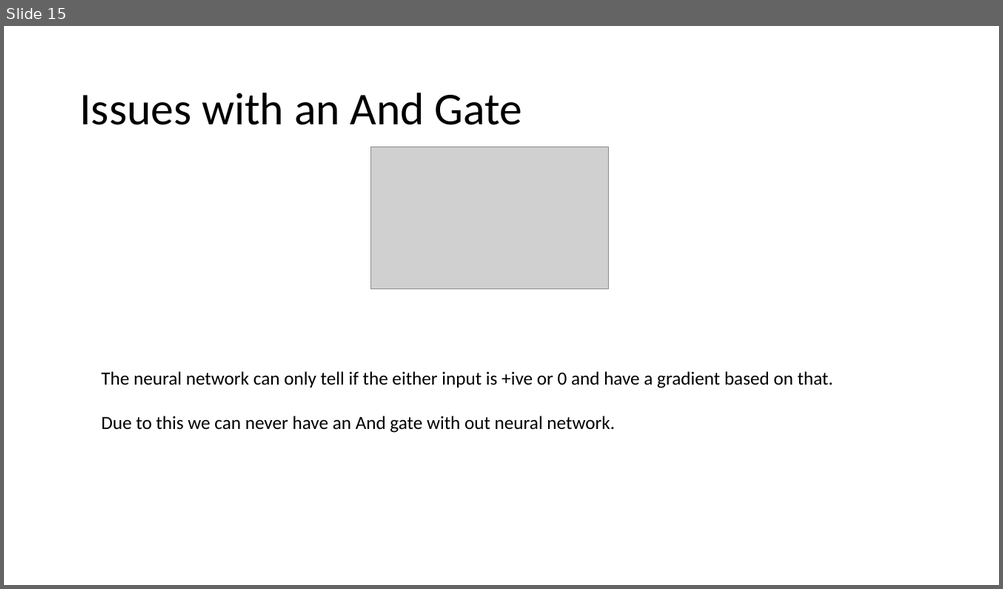
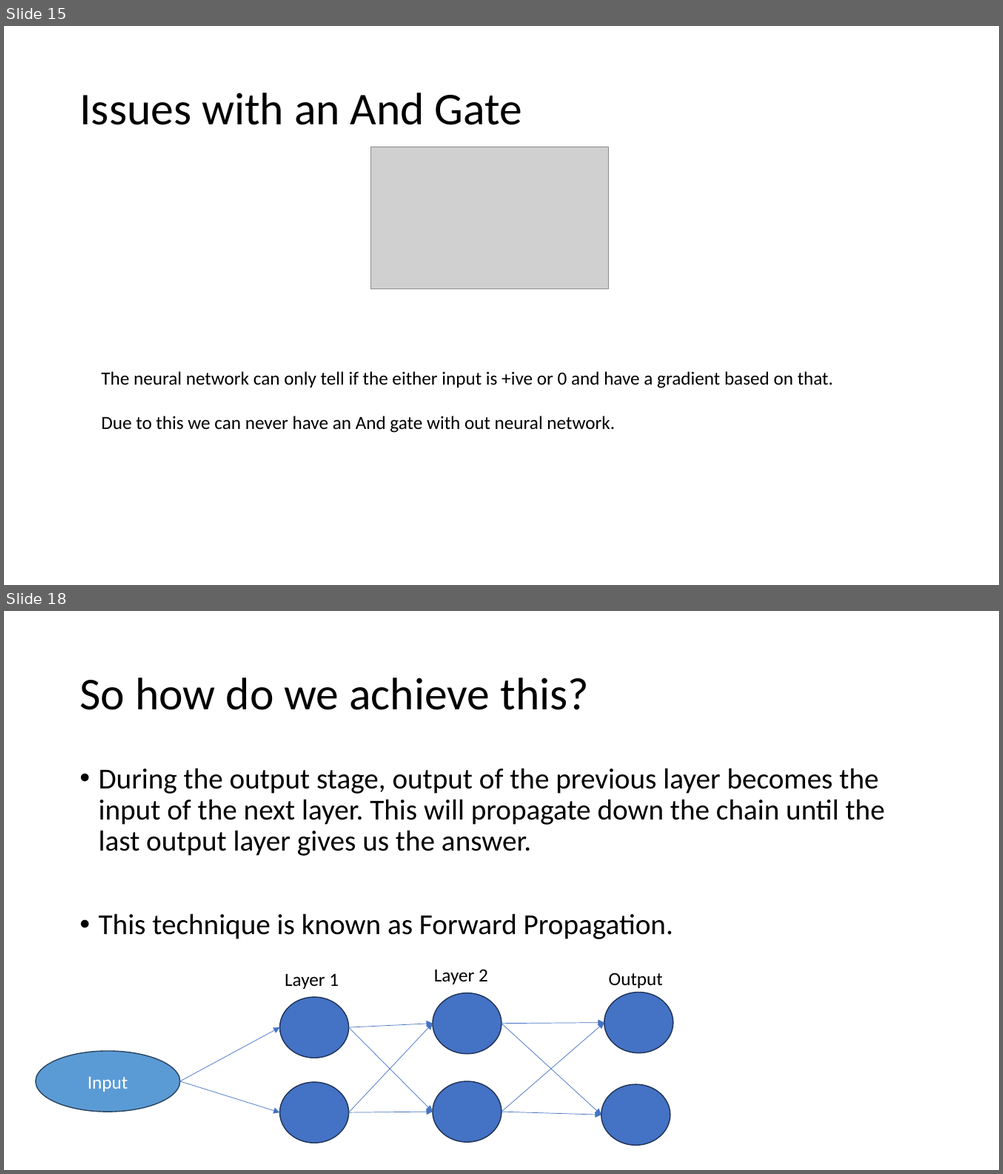
Before and after one commit to mustafa-behrainwala/simpleNN, a slide deck: Introduction To Neural Networks and AI.pptx. Shown one above the other, each under a label of ours: slide 15 before the commit, slides 15 and 18 after it; the slides between them are not shown. The pictures are 1003x589 and 1003x1174 pixels, drawn with LibreOffice and Linux fonts; fonts in the diff are those of the drawing; grey boxes stand for pictures. Boxes give left, top, right and bottom in pixels: in the first picture for what was removed or moved away, otherwise in the second. Text is boxed around its words. In the diff, an @@ line names an element or a change of style, - is before the commit and + after.

```diff
--- a/Introduction To Neural Networks and AI.pptx
+++ b/Introduction To Neural Networks and AI.pptx
@@ slide 18 added at <box>4,611,999,1170</box>, background #FFFFFF @@
@@ title added at <box>79,678,589,710</box>, 44 pt, text #000000 @@
+So how do we achieve this?
@@ text added at <box>99,768,885,940</box>, 28 pt, text #000000 @@
+• During the output stage, output of the previous layer becomes the input of the next layer. This will propagate down the chain until the last output layer gives us the answer.
+• This technique is known as Forward Propagation.
@@ group added at <box>35,969,672,1146</box>: 10 arrows, 7 ellipses, 3 texts @@
+Input
+Layer 1
+Layer 2
+Output
```
Also in this commit, not shown: 9 other slides added, 1 other file.
